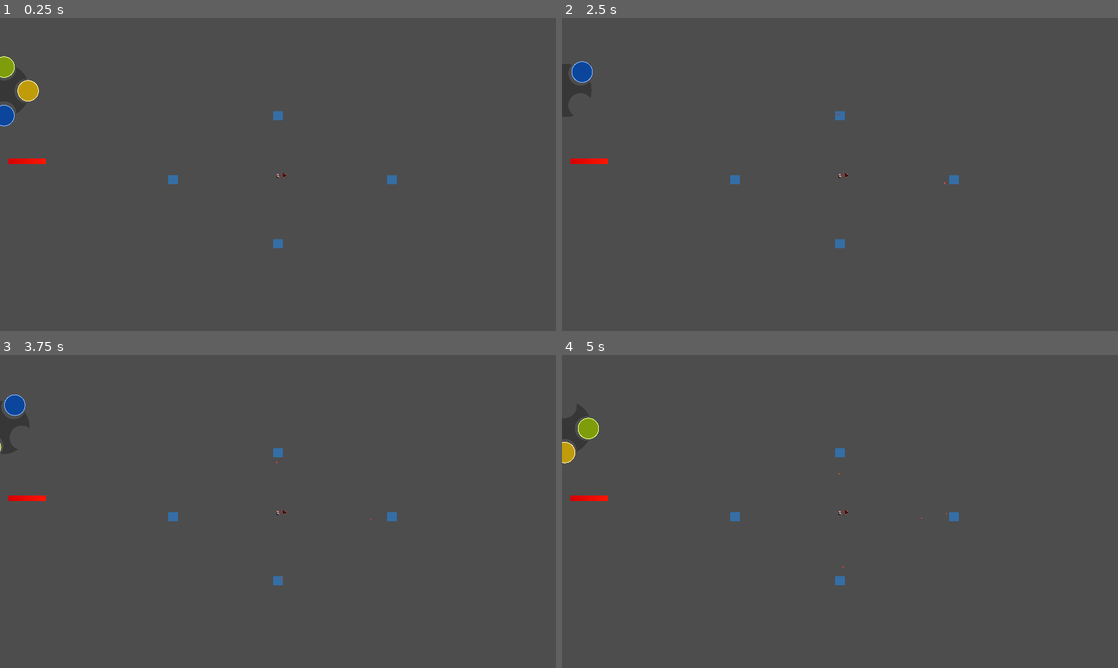
Above: before the commit, frames 1-4 (two rows, left to right).
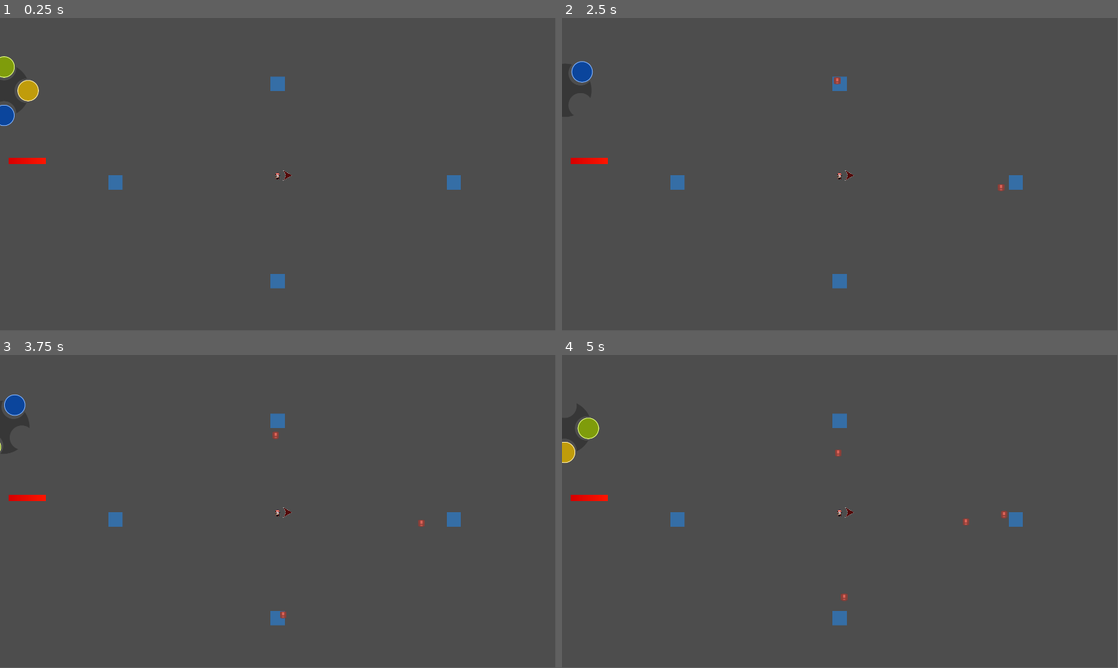
Above: after the commit, the same moments.

Repository: DanX3/ggj2025
Game: Godot game, scene res://scenes/main.tscn
Same seed, same stepped clock (60 frames per second), same inputs: the game is played once before the commit and once after it.
Inputs (mouse positions are in pixels of both pictures, inside the frame that each line leads up to):
- Up to frame 1 (0.25 s): no input
- Up to frame 2 (2.5 s): tap Enter (ui_accept) at 0.5, 0.77, 1.52, 2 s; move the mouse to (962, 158) at 0.52 s; hold E (gear_right) 0.53-1.28 s; move the mouse to (728, 190) at 1.27 s; hold Down (ui_down) 1.28-2.03 s; move the mouse to (895, 105) at 2.02 s; hold E (gear_right) from 2.03 s (still down)
- Up to frame 3 (3.75 s): move the mouse to (250, 574) at 2.77 s; release E (gear_right) at 2.78 s; hold Up (ui_up) 2.78-3.53 s; tap Enter (ui_accept) at 3.02 s; move the mouse to (444, 558) at 3.52 s; hold Q (gear_left) from 3.53 s (still down)
- Up to frame 4 (5 s): keep holding Q (gear_left); tap Enter (ui_accept) at 3.77, 4.52 s; move the mouse to (673, 464) at 4.27 s
In our replay, the window is 800x450 before the commit and 799x449 after it. These sizes can differ from the game's own. Grey fills any space a smaller window leaves; there, only what the larger window draws over its background counts as a difference.

The runs differ from the first frame. In frame 1, 0.8% of the frame differs, in the area x 0-83%, y 12-87%; in frame 2, 0.8%; in frame 3, 0.8%; in frame 4, 0.9%, in the area x 0-83%, y 18-87%.

Commit message:
Somewhat working base weapon

Diff:
--- a/library/scripts/Utils.gd
+++ b/library/scripts/Utils.gd
@@ -28,6 +28,12 @@
 	return tilemap.get_cell_tile_data(layer, coords)
 
 
+static func spawn_child(pos: Vector2, parent: Node, scene: PackedScene) -> Node:
+	var childScene = scene.instantiate()
+	parent.add_child(childScene)
+	childScene.global_position = pos
+	return childScene
+
 static func spawn_child_3d(pos: Vector3, parent: Node3D, scene: PackedScene) -> Node3D:
 	var childScene = scene.instantiate()
 	parent.add_child(childScene)
--- a/project.godot
+++ b/project.godot
@@ -19,7 +19,6 @@
 
 window/size/viewport_width=1920
 window/size/viewport_height=1080
-window/stretch/mode="canvas_items"
 window/stretch/scale=0.5
 
 [filesystem]
@@ -65,3 +64,8 @@
 , Object(InputEventKey,"resource_local_to_scene":false,"resource_name":"","device":-1,"window_id":0,"alt_pressed":false …(183 unchanged characters)…
 ]
 }
+
+[layer_names]
+
+2d_physics/layer_1="Bubble"
+2d_physics/layer_2="Enemy"
--- a/scenes/enemy2d.tscn
+++ b/scenes/enemy2d.tscn
@@ -4,13 +4,15 @@
 [ext_resource type="Texture2D" uid="uid://c8l4f1xkvw35g" path="res://library/assets/minimapIcon_exclamationRed.png" id="2_g5ng5"]
 
 [sub_resource type="CircleShape2D" id="CircleShape2D_gy4mc"]
+radius = 28.4605
 
 [node name="Enemy" type="CharacterBody2D"]
+collision_layer = 2
 script = ExtResource("1_kamnt")
+
+[node name="Sprite2D" type="Sprite2D" parent="."]
+scale = Vector2(7.66667, 3.61429)
+texture = ExtResource("2_g5ng5")
 
 [node name="CollisionShape2D" type="CollisionShape2D" parent="."]
 shape = SubResource("CircleShape2D_gy4mc")
-
-[node name="Sprite2D" type="Sprite2D" parent="."]
-scale = Vector2(3.33333, 1.57143)
-texture = ExtResource("2_g5ng5")
--- /dev/null
+++ b/scenes/inflatable_bubble.tscn
@@ -0,0 +1,166 @@
+[gd_scene load_steps=9 format=3 uid="uid://dcdhd4avhdbq7"]
+
+[ext_resource type="Texture2D" uid="uid://dk5u4u7jkt7u6" path="res://assets/bubble.png" id="1_85fca"]
+[ext_resource type="Script" path="res://scripts/inflatable_bubble.gd" id="1_h8m2a"]
+[ext_resource type="Texture2D" uid="uid://djb1nheturu0c" path="res://assets/explosion.png" id="3_fm0q5"]
+
+[sub_resource type="CircleShape2D" id="CircleShape2D_k202t"]
+resource_local_to_scene = true
+
+[sub_resource type="CircleShape2D" id="CircleShape2D_swdua"]
+
+[sub_resource type="Animation" id="Animation_yd5ry"]
+resource_name = "explode"
+length = 0.1
+tracks/0/type = "value"
+tracks/0/imported = false
+tracks/0/enabled = true
+tracks/0/path = NodePath("CollisionShape2D:disabled")
+tracks/0/interp = 1
+tracks/0/loop_wrap = true
+tracks/0/keys = {
+"times": PackedFloat32Array(0),
+"transitions": PackedFloat32Array(1),
+"update": 1,
+"values": [true]
+}
+tracks/1/type = "value"
+tracks/1/imported = false
+tracks/1/enabled = true
+tracks/1/path = NodePath("Sprite2D:visible")
+tracks/1/interp = 1
+tracks/1/loop_wrap = true
+tracks/1/keys = {
+"times": PackedFloat32Array(0),
+"transitions": PackedFloat32Array(1),
+"update": 1,
+"values": [false]
+}
+tracks/2/type = "value"
+tracks/2/imported = false
+tracks/2/enabled = true
+tracks/2/path = NodePath("Explosion:visible")
+tracks/2/interp = 1
+tracks/2/loop_wrap = true
+tracks/2/keys = {
+"times": PackedFloat32Array(0),
+"transitions": PackedFloat32Array(1),
+"update": 1,
+"values": [true]
+}
+tracks/3/type = "value"
+tracks/3/imported = false
+tracks/3/enabled = true
+tracks/3/path = NodePath("ExplosionArea/CollisionShape2D:disabled")
+tracks/3/interp = 1
+tracks/3/loop_wrap = true
+tracks/3/keys = {
+"times": PackedFloat32Array(0),
+"transitions": PackedFloat32Array(1),
+"update": 1,
+"values": [false]
+}
+tracks/4/type = "method"
+tracks/4/imported = false
+tracks/4/enabled = true
+tracks/4/path = NodePath(".")
+tracks/4/interp = 1
+tracks/4/loop_wrap = true
+tracks/4/keys = {
+"times": PackedFloat32Array(0.1),
+"transitions": PackedFloat32Array(1),
+"values": [{
+"args": [],
+"method": &"queue_free"
+}]
+}
+
+[sub_resource type="Animation" id="Animation_eiwdm"]
+length = 0.001
+tracks/0/type = "value"
+tracks/0/imported = false
+tracks/0/enabled = true
+tracks/0/path = NodePath("CollisionShape2D:disabled")
+tracks/0/interp = 1
+tracks/0/loop_wrap = true
+tracks/0/keys = {
+"times": PackedFloat32Array(0),
+"transitions": PackedFloat32Array(1),
+"update": 1,
+"values": [false]
+}
+tracks/1/type = "value"
+tracks/1/imported = false
+tracks/1/enabled = true
+tracks/1/path = NodePath("Sprite2D:visible")
+tracks/1/interp = 1
+tracks/1/loop_wrap = true
+tracks/1/keys = {
+"times": PackedFloat32Array(0),
+"transitions": PackedFloat32Array(1),
+"update": 1,
+"values": [true]
+}
+tracks/2/type = "value"
+tracks/2/imported = false
+tracks/2/enabled = true
+tracks/2/path = NodePath("Explosion:visible")
+tracks/2/interp = 1
+tracks/2/loop_wrap = true
+tracks/2/keys = {
+"times": PackedFloat32Array(0),
+"transitions": PackedFloat32Array(1),
+"update": 1,
+"values": [false]
+}
+tracks/3/type = "value"
+tracks/3/imported = false
+tracks/3/enabled = true
+tracks/3/path = NodePath("ExplosionArea/CollisionShape2D:disabled")
+tracks/3/interp = 1
+tracks/3/loop_wrap = true
+tracks/3/keys = {
+"times": PackedFloat32Array(0),
+"transitions": PackedFloat32Array(1),
+"update": 1,
+"values": [true]
+}
+
+[sub_resource type="AnimationLibrary" id="AnimationLibrary_u838j"]
+_data = {
+"RESET": SubResource("Animation_eiwdm"),
+"explode": SubResource("Animation_yd5ry")
+}
+
+[node name="InflatableBubble" type="RigidBody2D"]
+collision_mask = 2
+gravity_scale = 0.0
+contact_monitor = true
+max_contacts_reported = 1
+linear_damp = 2.0
+script = ExtResource("1_h8m2a")
+
+[node name="CollisionShape2D" type="CollisionShape2D" parent="."]
+shape = SubResource("CircleShape2D_k202t")
+
+[node name="Sprite2D" type="Sprite2D" parent="."]
+texture = ExtResource("1_85fca")
+
+[node name="ExplosionArea" type="Area2D" parent="."]
+collision_mask = 2
+
+[node name="CollisionShape2D" type="CollisionShape2D" parent="ExplosionArea"]
+shape = SubResource("CircleShape2D_swdua")
+disabled = true
+
+[node name="AnimationPlayer" type="AnimationPlayer" parent="."]
+libraries = {
+"": SubResource("AnimationLibrary_u838j")
+}
+
+[node name="Explosion" type="Sprite2D" parent="."]
+visible = false
+texture = ExtResource("3_fm0q5")
+
+[connection signal="body_entered" from="." to="." method="_on_body_entered"]
+[connection signal="body_entered" from="ExplosionArea" to="." method="_on_explosion_area_body_entered"]
--- a/scenes/main.tscn
+++ b/scenes/main.tscn
@@ -22,6 +22,6 @@
 
 [node name="Camera2D" type="Camera2D" parent="."]
 position = Vector2(0, -9)
-zoom = Vector2(0.63, 0.63)
+zoom = Vector2(0.975, 0.975)
 
 [connection signal="timeout" from="Timer" to="." method="_on_timer_timeout"]
--- a/scenes/player.tscn
+++ b/scenes/player.tscn
@@ -2,8 +2,8 @@
 
 [ext_resource type="Texture2D" uid="uid://b02fivnjl3nem" path="res://assets/AjFP5.png" id="1_e4qyu"]
 [ext_resource type="Script" path="res://scripts/player.gd" id="1_jkvq8"]
-[ext_resource type="Texture2D" uid="uid://dg734odut5cej" path="res://assets/arrow.png" id="3_k53i5"]
 [ext_resource type="PackedScene" uid="uid://bbj6vr7km3k8k" path="res://scenes/weapon_gear.tscn" id="4_6dx4j"]
+[ext_resource type="PackedScene" uid="uid://b8fxuqvyqi4cf" path="res://scenes/weapon_base.tscn" id="4_vs1db"]
 
 [sub_resource type="AtlasTexture" id="AtlasTexture_5lnje"]
 atlas = ExtResource("1_e4qyu")
@@ -64,13 +64,6 @@
 sprite_frames = SubResource("SpriteFrames_gfspe")
 animation = &"walk_front"
 
-[node name="ArrowPivot" type="Node2D" parent="."]
-
-[node name="Arrow" type="Sprite2D" parent="ArrowPivot"]
-position = Vector2(70, 0)
-rotation = 1.5708
-texture = ExtResource("3_k53i5")
-
 [node name="CanvasLayer" type="CanvasLayer" parent="."]
 
 [node name="LifeBar" type="TextureProgressBar" parent="CanvasLayer"]
@@ -83,3 +76,8 @@
 texture_progress = SubResource("GradientTexture2D_w6cmu")
 
 [node name="WeaponGear" parent="." instance=ExtResource("4_6dx4j")]
+
+[node name="WeaponBase" parent="." instance=ExtResource("4_vs1db")]
+
+[connection signal="equipped" from="WeaponGear" to="." method="_on_weapon_gear_equipped"]
+[connection signal="unequipped" from="WeaponGear" to="." method="_on_weapon_gear_unequipped"]
--- /dev/null
+++ b/scenes/weapon_base.tscn
@@ -0,0 +1,18 @@
+[gd_scene load_steps=3 format=3 uid="uid://b8fxuqvyqi4cf"]
+
+[ext_resource type="Script" path="res://scripts/weapon_base.gd" id="1_0rks4"]
+[ext_resource type="Texture2D" uid="uid://dg734odut5cej" path="res://assets/arrow.png" id="2_5jahp"]
+
+[node name="WeaponBase" type="Node2D"]
+script = ExtResource("1_0rks4")
+
+[node name="ArrowPivot" type="Node2D" parent="."]
+
+[node name="Arrow" type="Sprite2D" parent="ArrowPivot"]
+position = Vector2(70, 0)
+rotation = 1.5708
+texture = ExtResource("2_5jahp")
+
+[node name="SpawnPoint" type="Node2D" parent="ArrowPivot/Arrow"]
+position = Vector2(-0.0001086, -30)
+rotation = -1.5708
--- a/scenes/weapon_gear.tscn
+++ b/scenes/weapon_gear.tscn
@@ -64,21 +64,21 @@
 pivot_offset = Vector2(167, 166)
 texture = ExtResource("1_djh4q")
 
-[node name="WeaponBaseIcon" type="TextureRect" parent="CanvasLayer/WeaponGear"]
+[node name="base" type="TextureRect" parent="CanvasLayer/WeaponGear"]
 offset_left = 90.5875
 offset_top = 266.0
 offset_right = 237.587
 offset_bottom = 413.0
 texture = ExtResource("2_ekiaj")
 
-[node name="WeaponBubbleRayIcon" type="TextureRect" parent="CanvasLayer/WeaponGear"]
+[node name="ray" type="TextureRect" parent="CanvasLayer/WeaponGear"]
 offset_left = -80.4129
 offset_top = 99.0005
 offset_right = 66.5871
 offset_bottom = 246.001
 texture = ExtResource("3_rxvoj")
 
-[node name="WeaponClusterIcon" type="TextureRect" parent="CanvasLayer/WeaponGear"]
+[node name="cluster" type="TextureRect" parent="CanvasLayer/WeaponGear"]
 visible = false
 offset_left = 88.5868
 offset_top = -64.9998
@@ -86,7 +86,7 @@
 offset_bottom = 82.0002
 texture = ExtResource("4_qojsr")
 
-[node name="WeaponWallIcon" type="TextureRect" parent="CanvasLayer/WeaponGear"]
+[node name="wall" type="TextureRect" parent="CanvasLayer/WeaponGear"]
 offset_left = 254.587
 offset_top = 99.9998
 offset_right = 401.587
--- /dev/null
+++ b/scripts/inflatable_bubble.gd
@@ -0,0 +1,40 @@
+extends RigidBody2D
+
+@onready var spawnTime = Time.get_ticks_msec()
+const InitialSize := Vector2(303, 303)
+const GrowPerSec = 10000
+var canGrow = true
+var size = 100
+
+# Called when the node enters the scene tree for the first time.
+func _ready() -> void:
+	_set_size(size)
+
+
+# Called every frame. 'delta' is the elapsed time since the previous frame.
+func _process(delta: float) -> void:
+	if canGrow:
+		size += GrowPerSec * delta
+		_set_size(size)
+	elif linear_velocity.length_squared() < 10.0:
+		queue_free()
+
+func _set_size(size: float):
+	var circle = $CollisionShape2D.shape as CircleShape2D
+	circle.radius = sqrt(size / PI)
+	var scale = (2.0 * circle.radius) / InitialSize.x
+	$Sprite2D.scale = Vector2(scale, scale)
+
+func stop_inflating():
+	canGrow = false
+
+
+func _on_body_entered(body: Node) -> void:
+	var explosionCircle = $ExplosionArea/CollisionShape2D.shape as CircleShape2D
+	explosionCircle.radius = 1.25 * ($CollisionShape2D.shape as CircleShape2D).radius
+	$Explosion.scale = 1.25 * $Sprite2D.scale
+	$AnimationPlayer.play("explode")
+
+
+func _on_explosion_area_body_entered(body: Node2D) -> void:
+	body.queue_free()
--- a/scripts/player.gd
+++ b/scripts/player.gd
@@ -1,7 +1,8 @@
 extends Node2D
 
-@onready var arrowPivot := $ArrowPivot
+
 @onready var weaponGear := $WeaponGear
+var weapon: Node2D = null
 
 # Called when the node enters the scene tree for the first time.
 func _ready() -> void:
@@ -13,9 +14,17 @@
 	pass
 
 
-func _physics_process(delta: float) -> void:
-	var arrowDir = Vector2(Input.get_axis("move_left", "move_right"),
-		Input.get_axis("move_up", "move_down"))
 
-	if arrowDir.length_squared() > 0.3:
-		arrowPivot.rotation = atan2(arrowDir.y, arrowDir.x)
+
+
+func _on_weapon_gear_unequipped() -> void:
+	if weapon != null:
+		weapon.queue_free()
+		weapon = null
+
+
+func _on_weapon_gear_equipped(weapon_name: String) -> void:
+	assert(weapon == null)
+	match weapon_name:
+		"base":
+			pass
--- /dev/null
+++ b/scripts/weapon_base.gd
@@ -0,0 +1,34 @@
+extends Node2D
+
+var bubbleScene = preload("res://scenes/inflatable_bubble.tscn")
+@onready var arrowPivot := $ArrowPivot
+@onready var spawn = $ArrowPivot/Arrow/SpawnPoint
+var bubble: RigidBody2D = null
+var arrowDir := Vector2.ZERO
+const ShootForce = 1000
+var blockArrow = false
+
+# Called when the node enters the scene tree for the first time.
+func _ready() -> void:
+	pass # Replace with function body.
+
+
+func _physics_process(delta: float) -> void:
+	if blockArrow:
+		return
+	arrowDir = Vector2(Input.get_axis("move_left", "move_right"),
+		Input.get_axis("move_up", "move_down"))
+
+	if arrowDir.length_squared() > 0.3:
+		arrowPivot.rotation = atan2(arrowDir.y, arrowDir.x)
+
+func _unhandled_input(event: InputEvent) -> void:
+	if Input.is_action_just_pressed("trigger"):
+		bubble = Utils.spawn_child(spawn.global_position, self, bubbleScene)
+		blockArrow = true
+
+	if Input.is_action_just_released("trigger") and bubble != null:
+		bubble.apply_central_impulse(ShootForce * arrowDir)
+		bubble.stop_inflating()
+		bubble = null
+		blockArrow = false
--- a/scripts/weapon_gear.gd
+++ b/scripts/weapon_gear.gd
@@ -1,9 +1,9 @@
 extends Control
 
-@onready var baseIcon := $CanvasLayer/WeaponGear/WeaponBaseIcon
-@onready var rayIcon := $CanvasLayer/WeaponGear/WeaponBubbleRayIcon
-@onready var wallIcon := $CanvasLayer/WeaponGear/WeaponWallIcon
-@onready var clusterIcon := $CanvasLayer/WeaponGear/WeaponClusterIcon
+@onready var baseIcon := $CanvasLayer/WeaponGear/base
+@onready var rayIcon := $CanvasLayer/WeaponGear/ray
+@onready var wallIcon := $CanvasLayer/WeaponGear/wall
+@onready var clusterIcon := $CanvasLayer/WeaponGear/cluster
 @onready var player := $AnimationPlayer
 @onready var gear = $CanvasLayer/WeaponGear
 
@@ -11,7 +11,7 @@
 var isRotating := false
 
 signal equipped(weapon_name: String)
-
+signal unequipped()
 
 enum Weapon {
 	Base,
@@ -78,5 +78,8 @@
 	var tween = get_tree().create_tween().tween_property(
 		gear, "rotation", gear.rotation + angleDifference, 0.3 * abs(stepDiff))
 	isRotating = true
-	tween.finished.connect(func(): isRotating = false)
+	tween.finished.connect(func():
+		isRotating = false
+		emit_signal("equipped", gear.get_child(selectedWeaponIndex).name))
 	selectedWeaponIndex = (newIndex + 4) % 4
+	emit_signal("unequipped")
Binary file added: assets/bubble.png
Not shown, added: assets/bubble.png.import
Binary file added: assets/explosion.png
Not shown, added: assets/explosion.png.import
